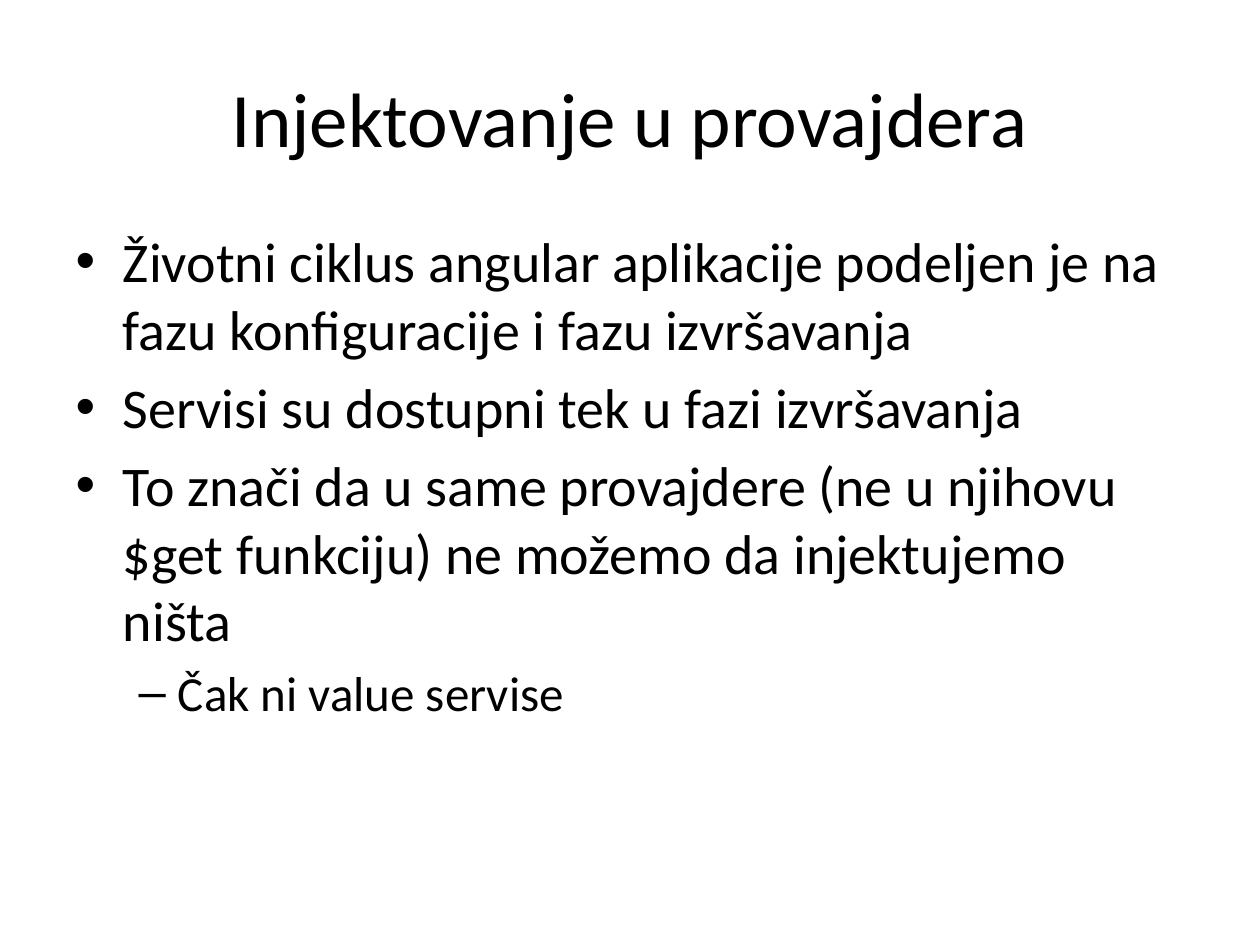
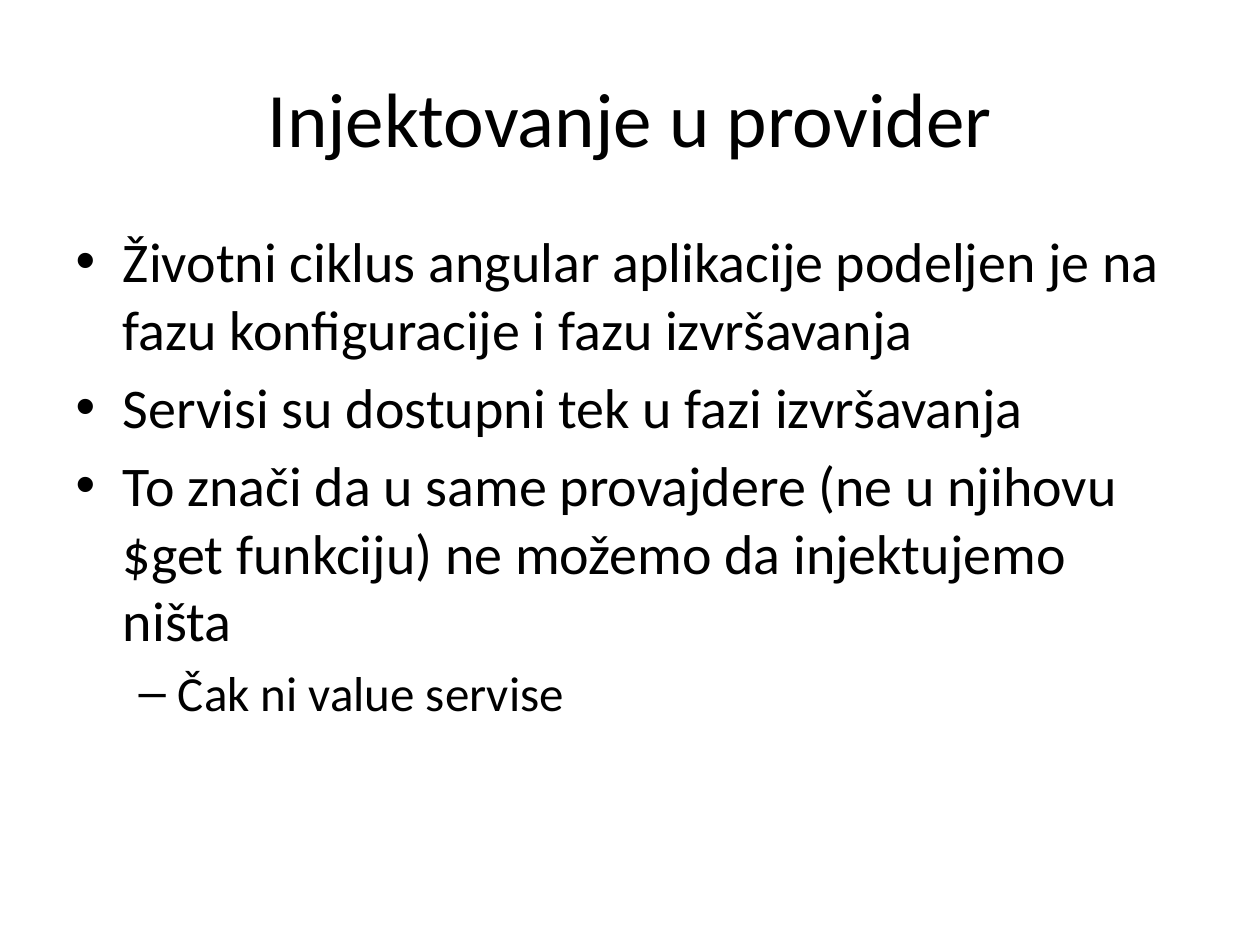
Before and after one commit to XWS2016/AngularJS, a slide deck: slide 35 of 05_Servisi/05 Servisi.pptx. Drawn at 1260x945 pixels with LibreOffice and Linux fonts; fonts in the diff are those of the drawing. Boxes give left, top, right and bottom in pixels: in the first picture for what was removed or moved away, otherwise in the second. Text is boxed around its words. In the diff, an @@ line names an element or a change of style, - is before the commit and + after.

```diff
--- a/05_Servisi/05 Servisi.pptx
+++ b/05_Servisi/05 Servisi.pptx
@@ title at bbox=[268, 93, 991, 161]: text changed @@
-Injektovanje u provajdera
+Injektovanje u provider
```
Also in this commit, not shown: 8 other slides changed, 25 other files.
